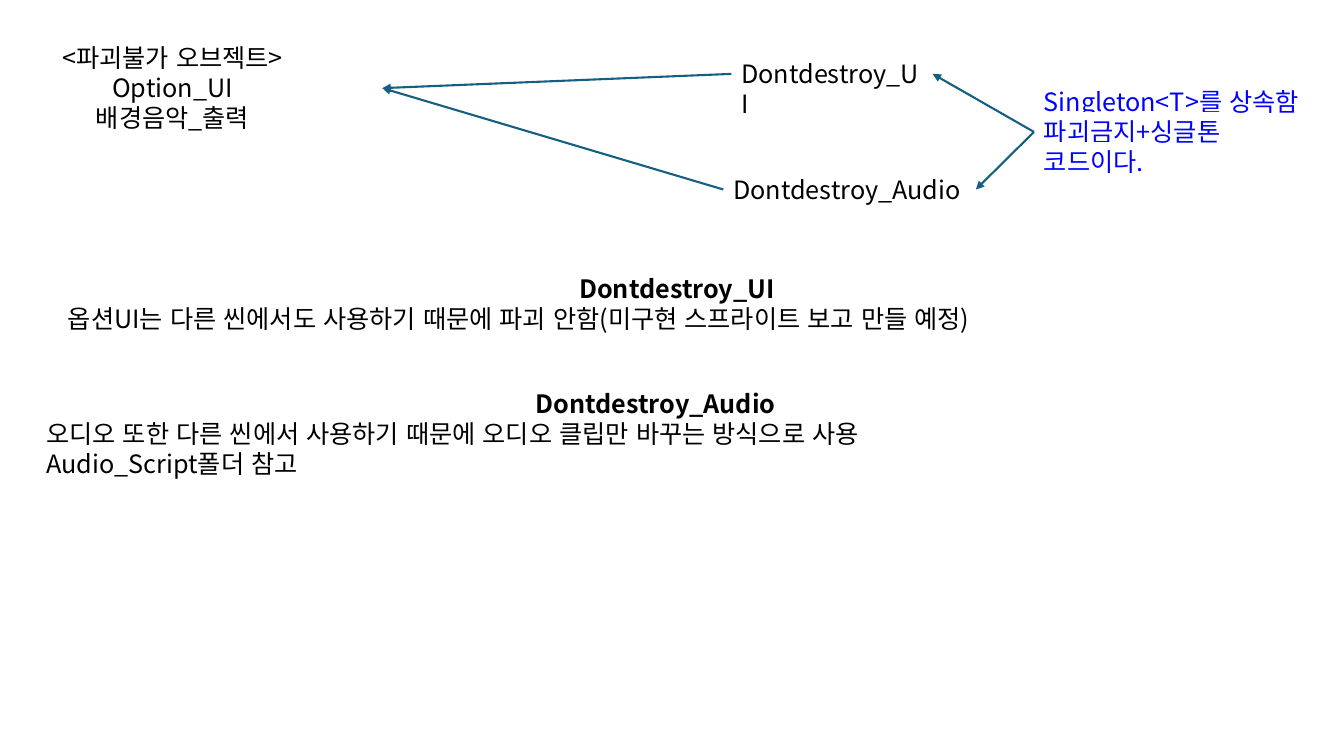
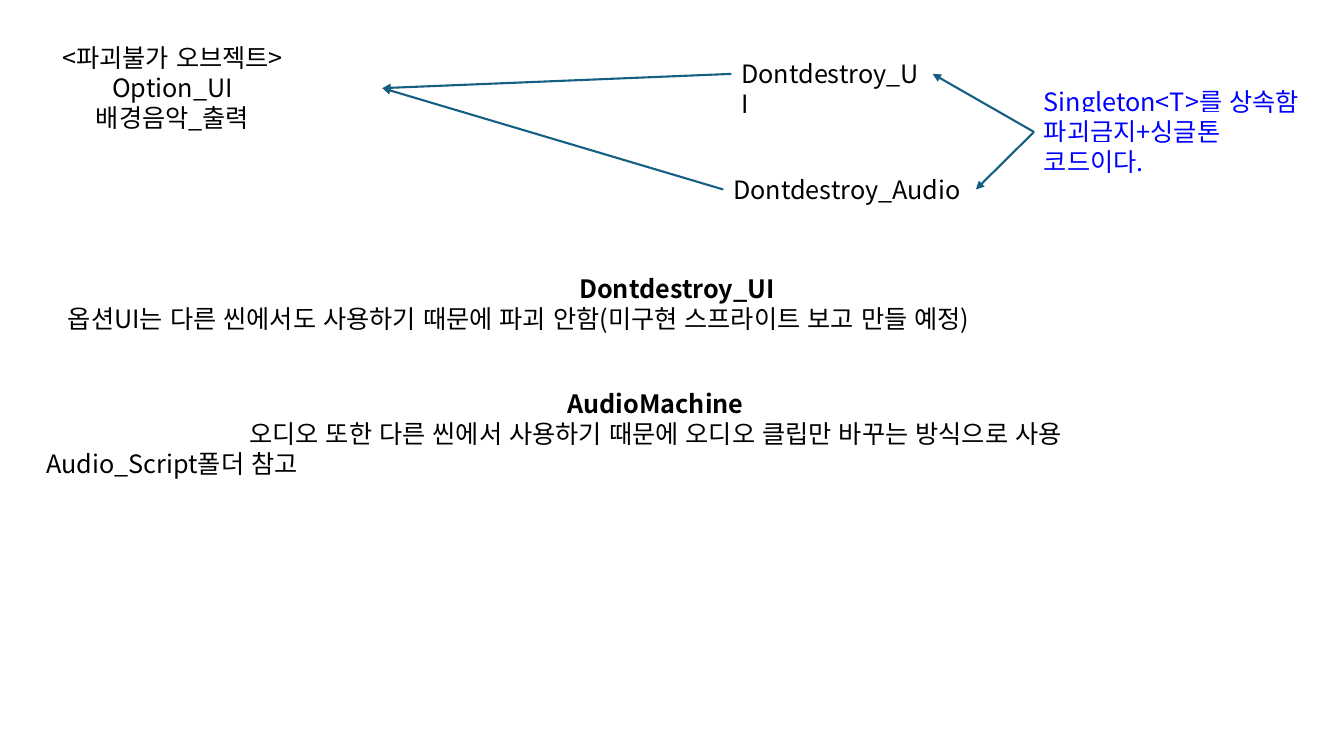
Before and after one commit to SadSmileXD/Team_project, a slide deck: slide 4 of 작업.pptx. Drawn at 1344x756 pixels with LibreOffice and Linux fonts; fonts in the diff are those of the drawing. Boxes give left, top, right and bottom in pixels: in the first picture for what was removed or moved away, otherwise in the second. Text is boxed around its words. In the diff, an @@ line names an element or a change of style, - is before the commit and + after.

```diff
--- a/작업.pptx
+++ b/작업.pptx
@@ text at <box>567,392,743,414</box>: text changed @@
-Dontdestroy_Audio
+AudioMachine
@@ text at <box>249,422,1061,445</box>: alignment left to centre @@
```
Also in this commit, not shown: 2 other slides changed, 21 other files.
